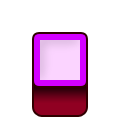
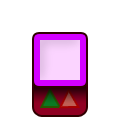
Before/after of a 120 x 120 layered artwork. What changed in the layer stack:
added layer "Фигура 6 (копия)" above "Фигура 6" over [59, 88, 80, 109]
added layer "Фигура 6" above "Фигура 5" over [40, 88, 62, 108]
